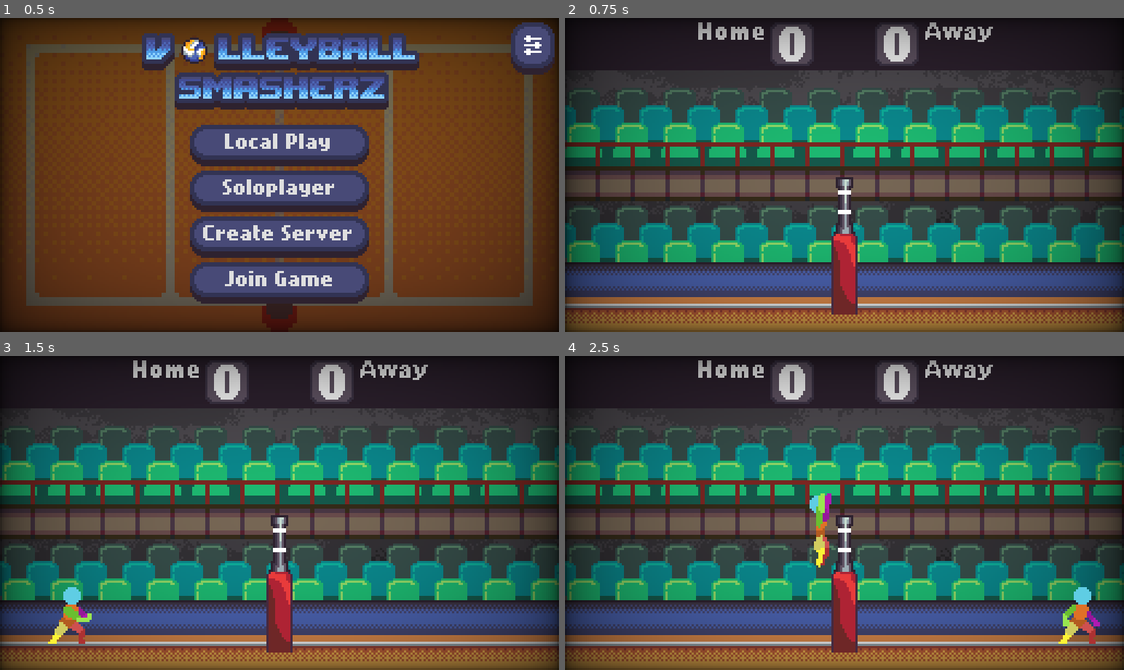
Above: before the commit, frames 1-4 (two rows, left to right).
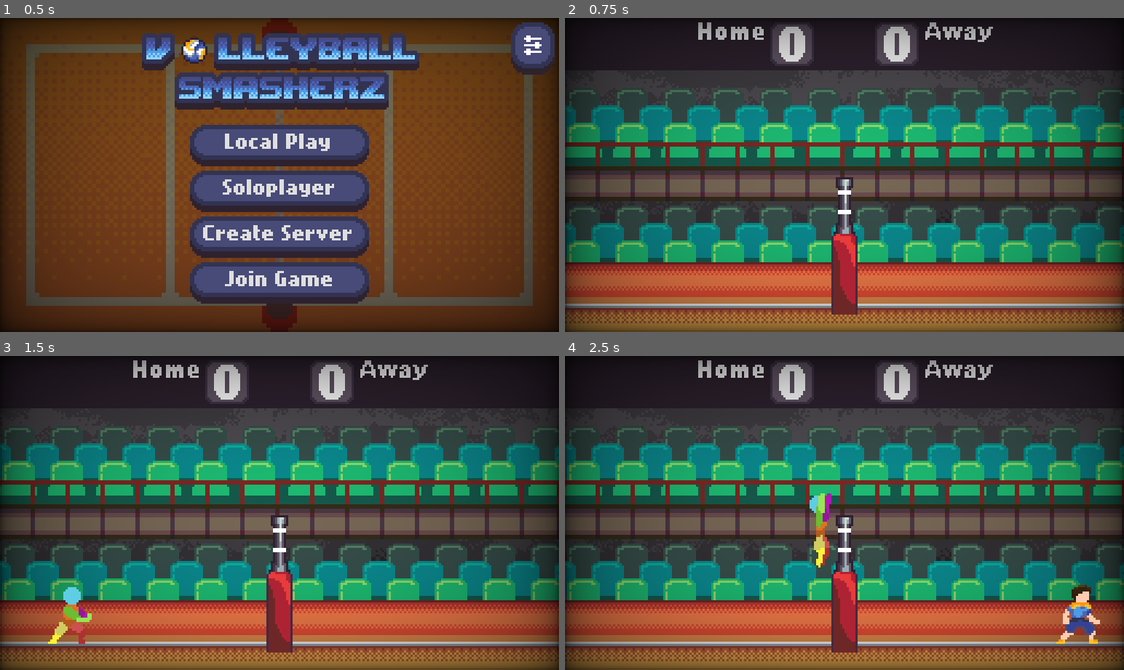
Above: after the commit, the same moments.

Repository: wonderdip/Arcade-Game
Game: Godot game, scene res://Scenes/Menus/title_screen.tscn
The game is run twice, just before and just after one commit, with the same random seed, the same clock (stepped at 60 frames per second) and the same inputs.
Inputs:
- Up to frame 1 (0.5 s): no input
- Up to frame 2 (0.75 s): click "Local Play" at 0.5 s
- Up to frame 3 (1.5 s): tap Enter at 1.25 s; hold D (right) from 1.28 s (still down); hold C (bump) from 1.28 s (still down)
- Up to frame 4 (2.5 s): keep holding D (right); tap W (jump) at 1.52, 2.27 s; release C (bump) at 2.03 s; tap L (bump_2) at 2.1 s

Frame 1 is identical in both runs. In frame 2, 11% of the frame differs, in the area x 0-100%, y 77-89%; in frame 3, 10%; in frame 4, 11%, in the area x 0-100%, y 72-92%.

Commit message:
updated court

Diff:
--- a/Scenes/player.tscn
+++ b/Scenes/player.tscn
@@ -43,15 +43,7 @@
 
 [sub_resource type="AtlasTexture" id="AtlasTexture_8erm5"]
 atlas = ExtResource("2_vgqql")
-region = Rect2(32, 0, 32, 32)
-
-[sub_resource type="AtlasTexture" id="AtlasTexture_f1ek2"]
-atlas = ExtResource("2_vgqql")
-region = Rect2(96, 0, 32, 32)
-
-[sub_resource type="AtlasTexture" id="AtlasTexture_tx1dd"]
-atlas = ExtResource("2_vgqql")
-region = Rect2(128, 0, 32, 32)
+region = Rect2(64, 0, 32, 32)
 
 [sub_resource type="AtlasTexture" id="AtlasTexture_gymyn"]
 atlas = ExtResource("2_vgqql")
@@ -64,10 +56,6 @@
 [sub_resource type="AtlasTexture" id="AtlasTexture_ukyrk"]
 atlas = ExtResource("2_vgqql")
 region = Rect2(256, 0, 32, 32)
-
-[sub_resource type="AtlasTexture" id="AtlasTexture_7dp3o"]
-atlas = ExtResource("2_vgqql")
-region = Rect2(288, 0, 32, 32)
 
 [sub_resource type="AtlasTexture" id="AtlasTexture_vgqql"]
 atlas = ExtResource("3_fkybt")
@@ -155,13 +143,13 @@
 "texture": SubResource("AtlasTexture_3smsa")
 }, {
 "duration": 1.0,
+"texture": SubResource("AtlasTexture_3smsa")
+}, {
+"duration": 1.0,
 "texture": SubResource("AtlasTexture_8erm5")
 }, {
 "duration": 1.0,
-"texture": SubResource("AtlasTexture_f1ek2")
-}, {
-"duration": 1.0,
-"texture": SubResource("AtlasTexture_tx1dd")
+"texture": SubResource("AtlasTexture_8erm5")
 }, {
 "duration": 1.0,
 "texture": SubResource("AtlasTexture_gymyn")
@@ -173,7 +161,7 @@
 "texture": SubResource("AtlasTexture_ukyrk")
 }, {
 "duration": 1.0,
-"texture": SubResource("AtlasTexture_7dp3o")
+"texture": SubResource("AtlasTexture_ukyrk")
 }],
 "loop": true,
 "name": &"Idle",
@@ -256,13 +244,16 @@
 [node name="Sprite" type="AnimatedSprite2D" parent="."]
 position = Vector2(0, -1)
 sprite_frames = SubResource("SpriteFrames_pu2lt")
-animation = &"Set"
+animation = &"Idle"
+frame_progress = 0.6248014
 
 [node name="CollisionShape2D" type="CollisionShape2D" parent="."]
+visible = false
 position = Vector2(-1, 0)
 shape = SubResource("CapsuleShape2D_ukyrk")
 
 [node name="Player Arms" parent="." instance=ExtResource("6_x3wgy")]
+visible = false
 
 [node name="MultiplayerSynchronizer" type="MultiplayerSynchronizer" parent="."]
 replication_config = SubResource("SceneReplicationConfig_3smsa")
Binary file changed: Assets/World/Court-Sheet.png
Not shown: 1 places in Scenes/player.tscn that only renumber resources
